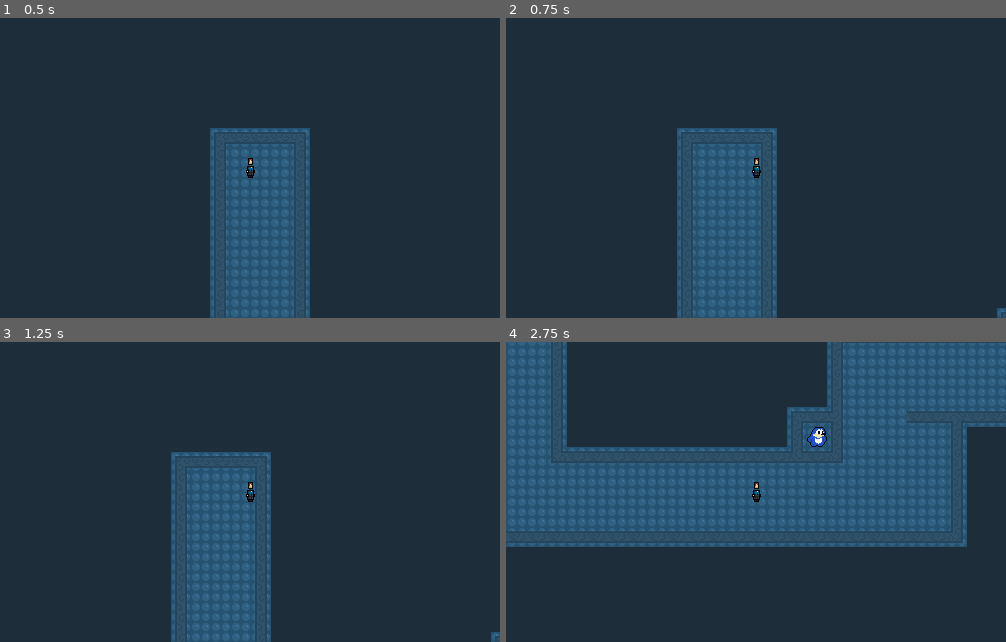
Above: before the commit, frames 1-4 (two rows, left to right).
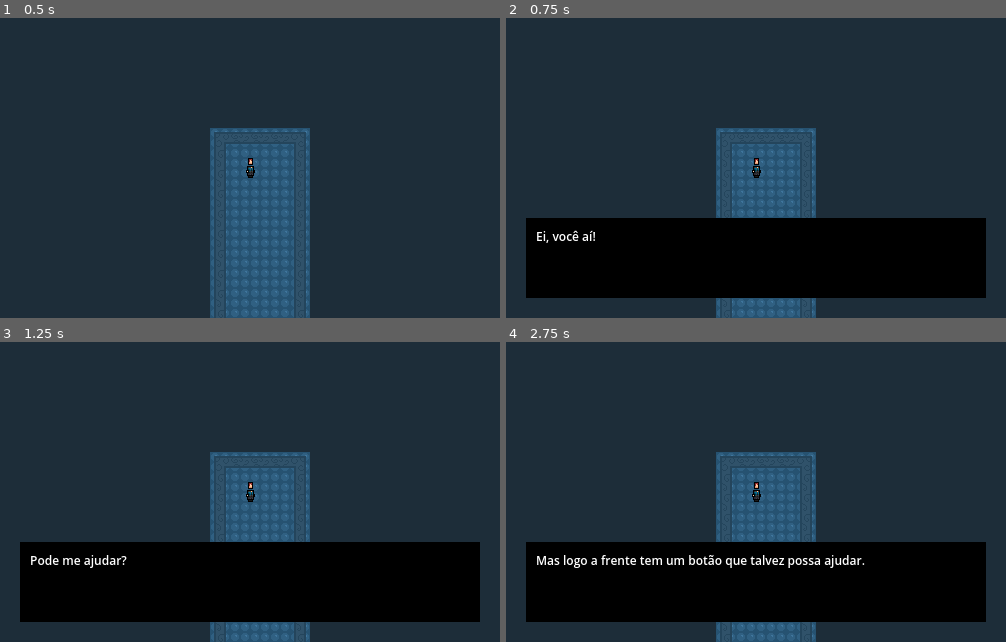
Above: after the commit, the same moments.

Repository: davi-i/chromaheim
Game: Godot game, scene res://scenes/world.tscn
Two runs of this game, one before a commit and one after it. Both use one fixed random seed, a clock stepped at 60 frames per second and the inputs below.
Inputs:
- Up to frame 1 (0.5 s): no input
- Up to frame 2 (0.75 s): tap Enter (ui_accept) at 0.5 s; hold D (right) from 0.53 s (still down)
- Up to frame 3 (1.25 s): keep holding D (right); tap Enter (ui_accept) at 0.77 s
- Up to frame 4 (2.75 s): tap Enter (ui_accept) at 1.25, 1.52 s; release D (right) at 1.28 s; hold S (down) 1.28-2.03 s; hold D (right) from 2.03 s (still down)

Frame 1 is identical in both runs. In frame 2, 31% of the frame differs, in the area x 4-100%, y 36-100%; in frame 3, 31%; in frame 4, 67%, in the area x 0-100%, y 0-100%.

Commit message:
finished

Diff:
--- a/scenes/blue_world.tscn
+++ b/scenes/blue_world.tscn
@@ -20,6 +20,7 @@
 
 [node name="DialogArea" parent="." instance=ExtResource("4_jo8qf")]
 position = Vector2(266, 253)
+text = Array[String](["Ei, você aí!", "Pode me ajudar?", "Estou preso nessa caixa...", "Mas logo a frente tem um botão que talvez possa ajudar."])
 
 [node name="CollisionShape2D" parent="DialogArea" index="0"]
 position = Vector2(-7, -5.00002)
--- a/scenes/red_world.tscn
+++ b/scenes/red_world.tscn
@@ -1,10 +1,26 @@
-[gd_scene load_steps=3 format=3 uid="uid://cpeaubgwb5emp"]
+[gd_scene load_steps=5 format=3 uid="uid://cpeaubgwb5emp"]
 
 [ext_resource type="TileSet" uid="uid://cm11te2fg5ef4" path="res://sprites/tile_set.tres" id="1_47vpm"]
 [ext_resource type="Script" path="res://scripts/red_world.gd" id="2_5r26x"]
+[ext_resource type="PackedScene" uid="uid://cv1xbyt5i2if8" path="res://scenes/dialog_area.tscn" id="3_rs3kl"]
+
+[sub_resource type="RectangleShape2D" id="RectangleShape2D_n3647"]
+size = Vector2(10, 10)
 
 [node name="RedWorld" type="TileMap"]
 tile_set = ExtResource("1_47vpm")
 format = 2
 layer_0/tile_data = PackedInt32Array(-65540, 327684, 4, -4, 327684, 4, 65532, 327684, 4, 131068, 327684, 4, 196604, 327 …(112129 unchanged characters)…
 script = ExtResource("2_5r26x")
+
+[node name="DialogArea" parent="." instance=ExtResource("3_rs3kl")]
+text = Array[String](["Parabéns! Você finalizou a demo!", "O que será que o bonequinho azul fez agora que está livre?", "Se continuarmos o jogo, irá descobrir. :)"])
+
+[node name="CollisionShape2D" parent="DialogArea" index="0"]
+position = Vector2(290, -330)
+shape = SubResource("RectangleShape2D_n3647")
+
+[connection signal="hide_dialog" from="DialogArea" to="." method="_on_dialog_area_hide_dialog"]
+[connection signal="show_dialog" from="DialogArea" to="." method="_on_dialog_area_show_dialog"]
+
+[editable path="DialogArea"]
--- a/scripts/DialogArea.gd
+++ b/scripts/DialogArea.gd
@@ -21,5 +21,6 @@
 		active = false
 
 func _on_body_entered(body):
+	print("entered")
 	if active:
 		show_next()
--- a/scripts/red_world.gd
+++ b/scripts/red_world.gd
@@ -9,3 +9,11 @@
 # Called every frame. 'delta' is the elapsed time since the previous frame.
 func _process(delta):
 	pass
+
+
+func _on_dialog_area_hide_dialog():
+	hide_dialog.emit()
+
+
+func _on_dialog_area_show_dialog(text):
+	show_dialog.emit(text)
